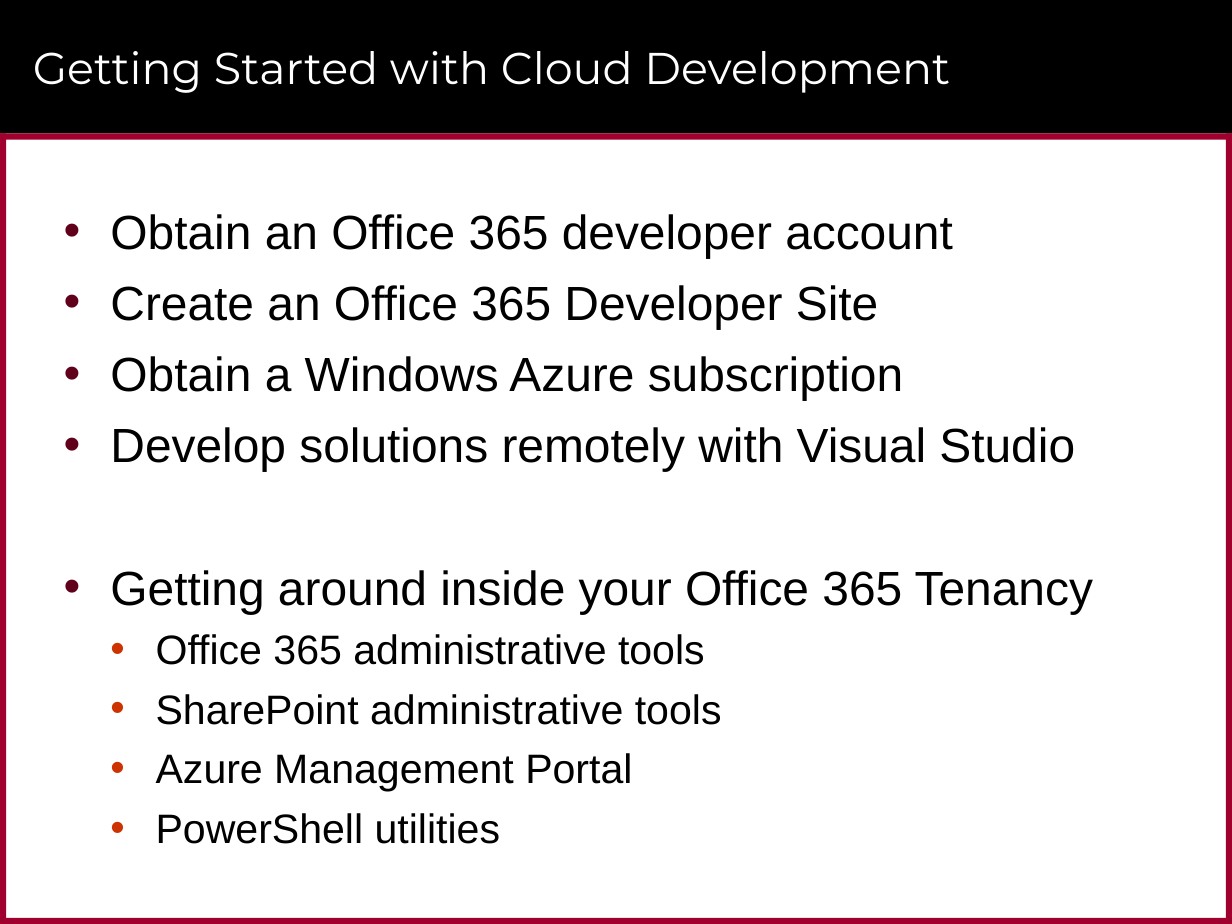
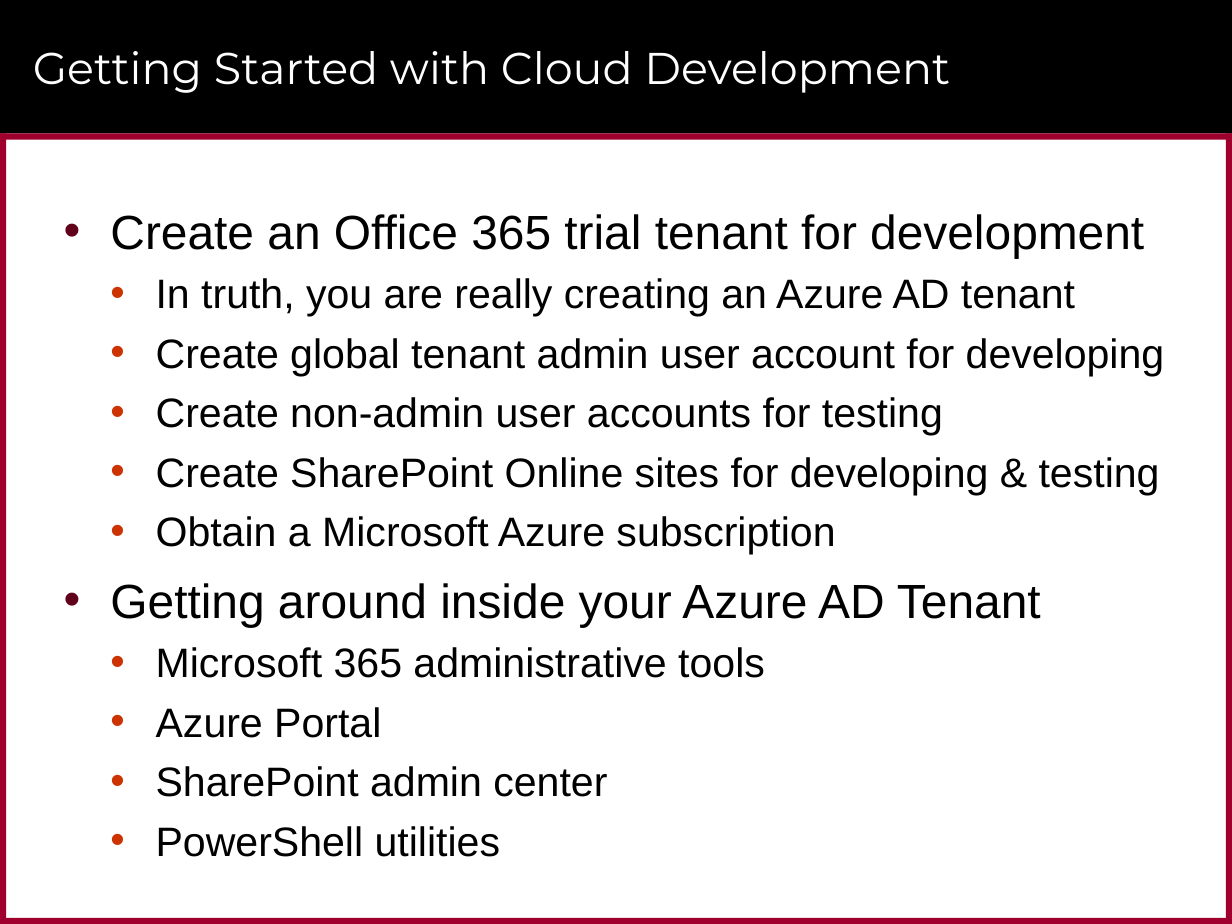
Before and after one commit to CriticalPathTraining/MSD365_Courseware, a slide deck: slide 11 of 01 GettingStarted.pptx. Drawn at 1232x924 pixels with LibreOffice and Linux fonts; fonts in the diff are those of the drawing; background and template pictures are left out. Boxes give left, top, right and bottom in pixels: in the first picture for what was removed or moved away, otherwise in the second. Text is boxed around its words. In the diff, an @@ line names an element or a change of style, - is before the commit and + after.

```diff
--- a/01 GettingStarted.pptx
+++ b/01 GettingStarted.pptx
@@ text at box(110, 214, 1165, 797): text changed; size 28 to 24 pt @@
-• Obtain an Office 365 developer account
-• Create an Office 365 Developer Site
-• Obtain a Windows Azure subscription
-• Develop solutions remotely with Visual Studio
-• Getting around inside your Office 365 Tenancy
-  • Office 365 administrative tools
-  • SharePoint administrative tools
-  • Azure Management Portal
+• Create an Office 365 trial tenant for development
+  • In truth, you are really creating an Azure AD tenant
+  • Create global tenant admin user account for developing
+  • Create non-admin user accounts for testing
+  • Create SharePoint Online sites for developing & testing
+  • Obtain a Microsoft Azure subscription
+• Getting around inside your Azure AD Tenant
+  • Microsoft 365 administrative tools
+  • Azure Portal
+  • SharePoint admin center
```
Also in this commit, not shown: 1 other slide changed, 5 other files.
